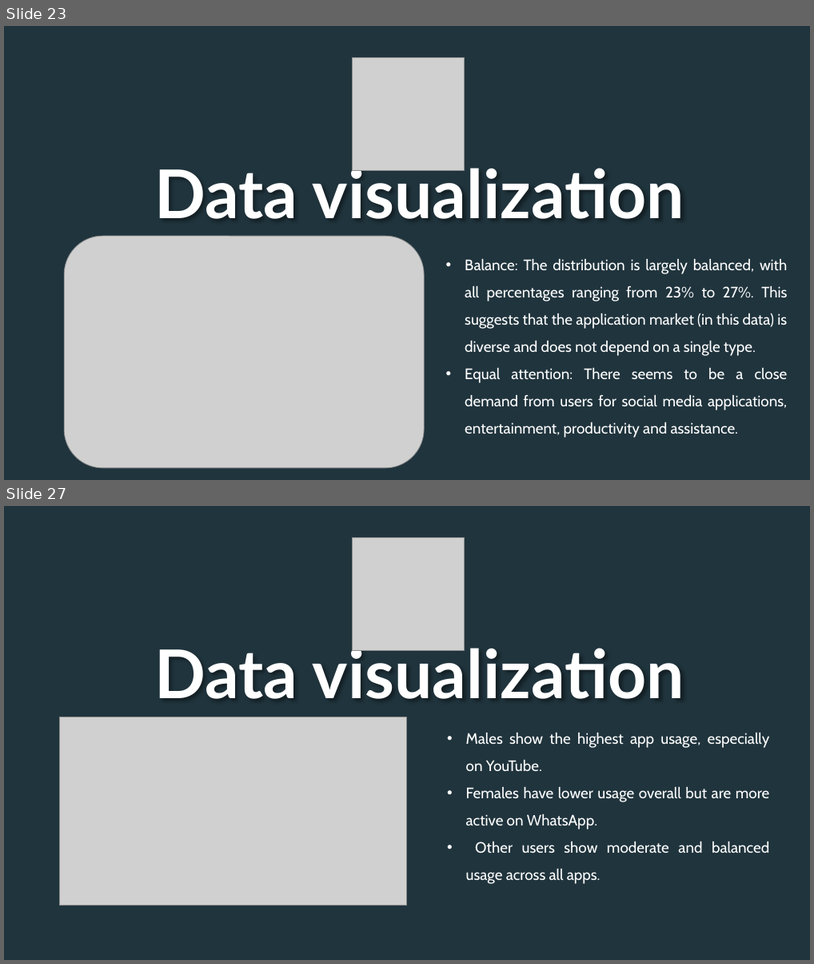
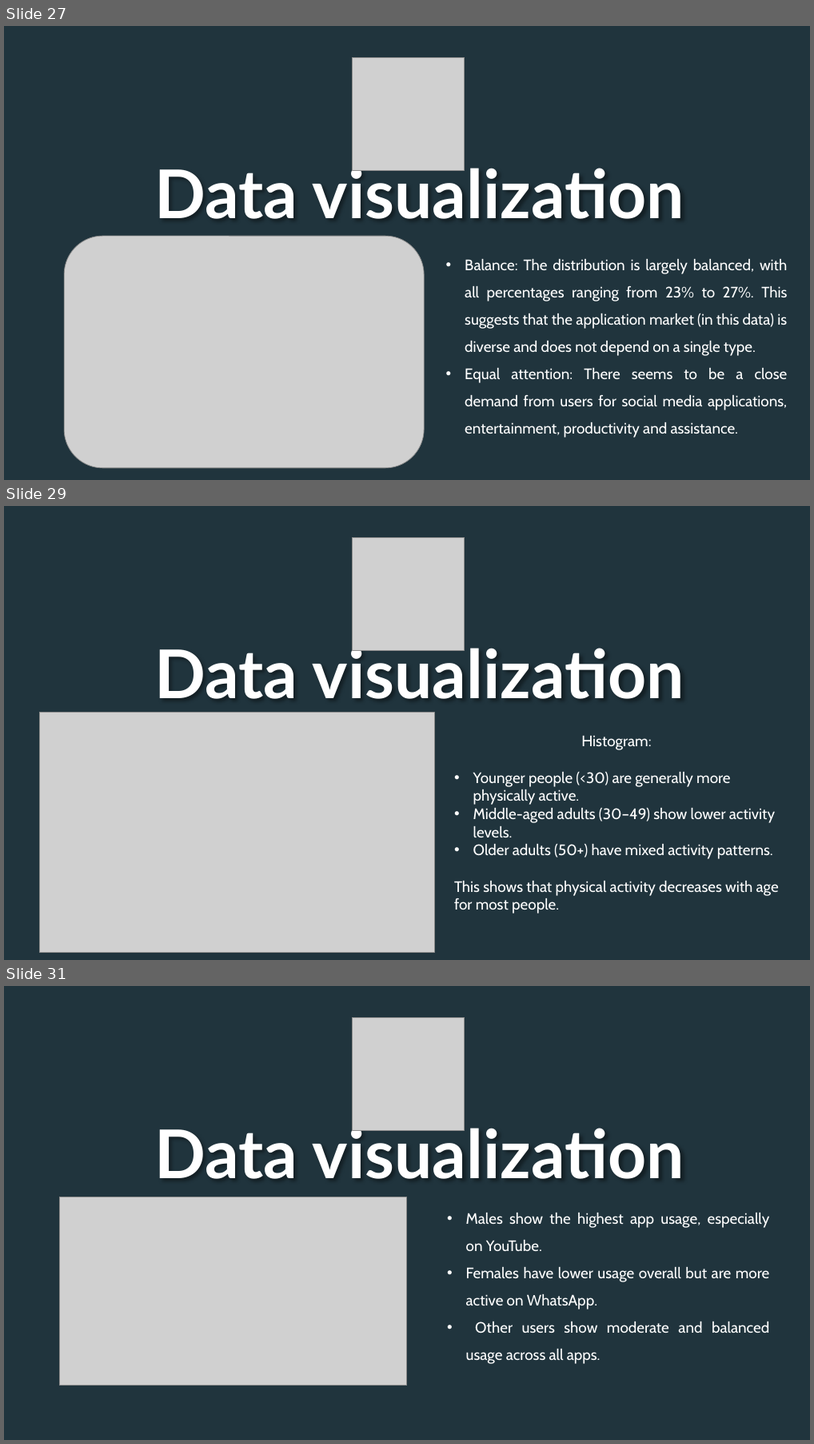
Before and after one commit to F1a23/Python_Team, a slide deck: Project1/Presentation1.pptx. Shown one above the other, each under a label of ours: slides 23 and 27 before the commit, slides 27, 29 and 31 after it; the slides between them are not shown. The pictures are 814x964 and 814x1444 pixels, drawn with LibreOffice and Linux fonts; fonts in the diff are those of the drawing; grey boxes stand for pictures; background and template pictures are left out; a plain dark background stands for a picture behind light text. Boxes give left, top, right and bottom in pixels: in the first picture for what was removed or moved away, otherwise in the second. Text is boxed around its words. In the diff, an @@ line names an element or a change of style, - is before the commit and + after.

```diff
--- a/Project1/Presentation1.pptx
+++ b/Project1/Presentation1.pptx
@@ slide 29 added at bbox=[4, 506, 810, 960], background picture (left out) @@
@@ ellipse added at bbox=[4, 506, 810, 960], fill #10425A at 40% opacity, outline #FFFFFF 10 pt @@
@@ picture added at bbox=[353, 537, 465, 650] @@
@@ text added at bbox=[155, 640, 685, 699], 80 pt, text #FFFFFF, bold @@
+Data visualization
@@ picture added at bbox=[40, 712, 434, 952] @@
@@ text added at bbox=[454, 735, 779, 913], 18 pt, text #FFFFFF @@
+Histogram:
+• Younger people (<30) are generally more physically active.
+• Middle-aged adults (30–49) show lower activity levels.
+• Older adults (50+) have mixed activity patterns.
+This shows that physical activity decreases with age for most people.
@@ what was slide 23 is now slide 27 @@
@@ what was slide 27 is now slide 31 @@
```
Also in this commit, not shown: 14 slides changed, 7 other slides added, 6 slides removed, 3 other files.
